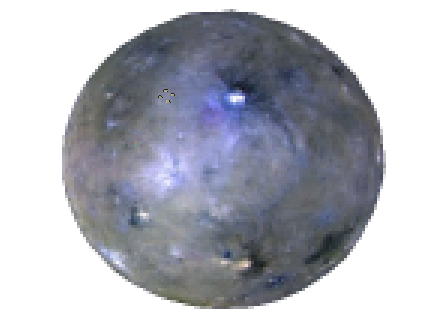
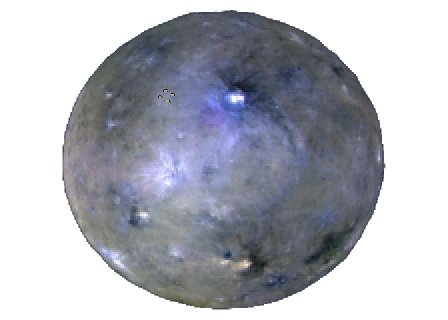
Before/after of a 448 × 320 layered artwork. What changed in the layer stack:
hid "ceres block widt 4" over (62, 9, 386, 309)
added layer "ceres block width 2" above "ceres fine" over (62, 10, 386, 310)
showed "ceres fine" over (63, 10, 385, 309)
